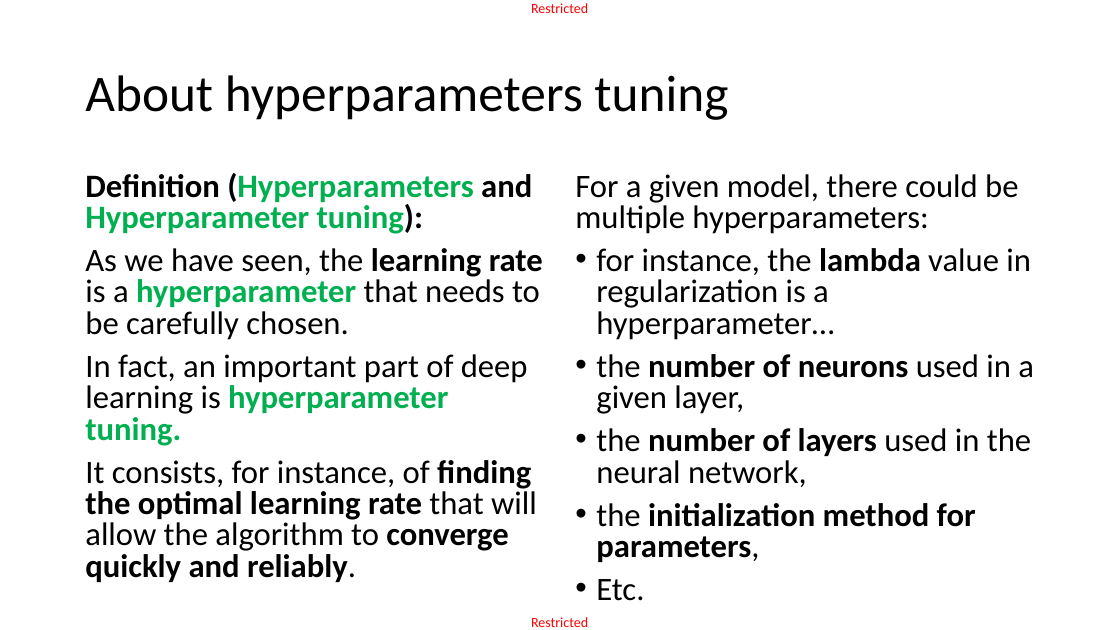
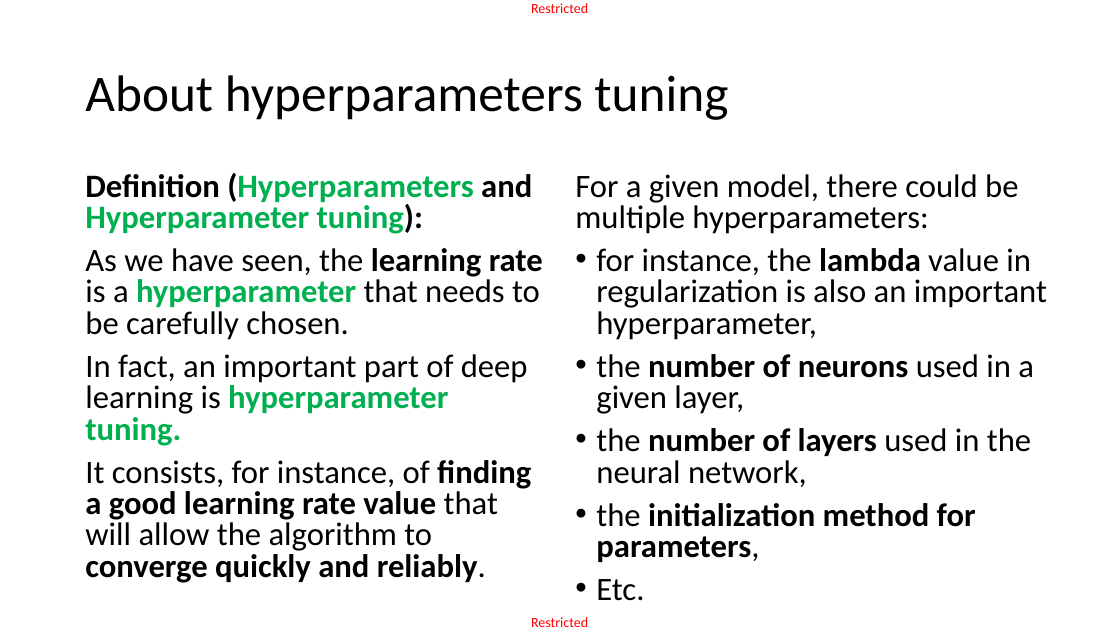
Before and after one commit to matthieudemari/SUTD_DL_50_039, a slide deck: slide 37 of W2/1. W2S1 final/W2S1.pptx. Drawn at 1120x630 pixels with LibreOffice and Linux fonts; fonts in the diff are those of the drawing. Boxes give left, top, right and bottom in pixels: in the first picture for what was removed or moved away, otherwise in the second. Text is boxed around its words. In the diff, an @@ line names an element or a change of style, - is before the commit and + after.

```diff
--- a/W2/1. W2S1 final/W2S1.pptx
+++ b/W2/1. W2S1 final/W2S1.pptx
@@ text at <box>596,248,1047,340</box>: text changed @@
-• for instance, the lambda value in regularization is a hyperparameter…
+• for instance, the lambda value in regularization is also an important hyperparameter,
@@ text at <box>85,460,531,583</box>: text changed @@
-It consists, for instance, of finding the optimal learning rate that will allow the algorithm to converge quickly and reliably.
+It consists, for instance, of finding a good learning rate value that will allow the algorithm to converge quickly and reliably.
```
Also in this commit, not shown: 12 other slides changed, 12 other files.
